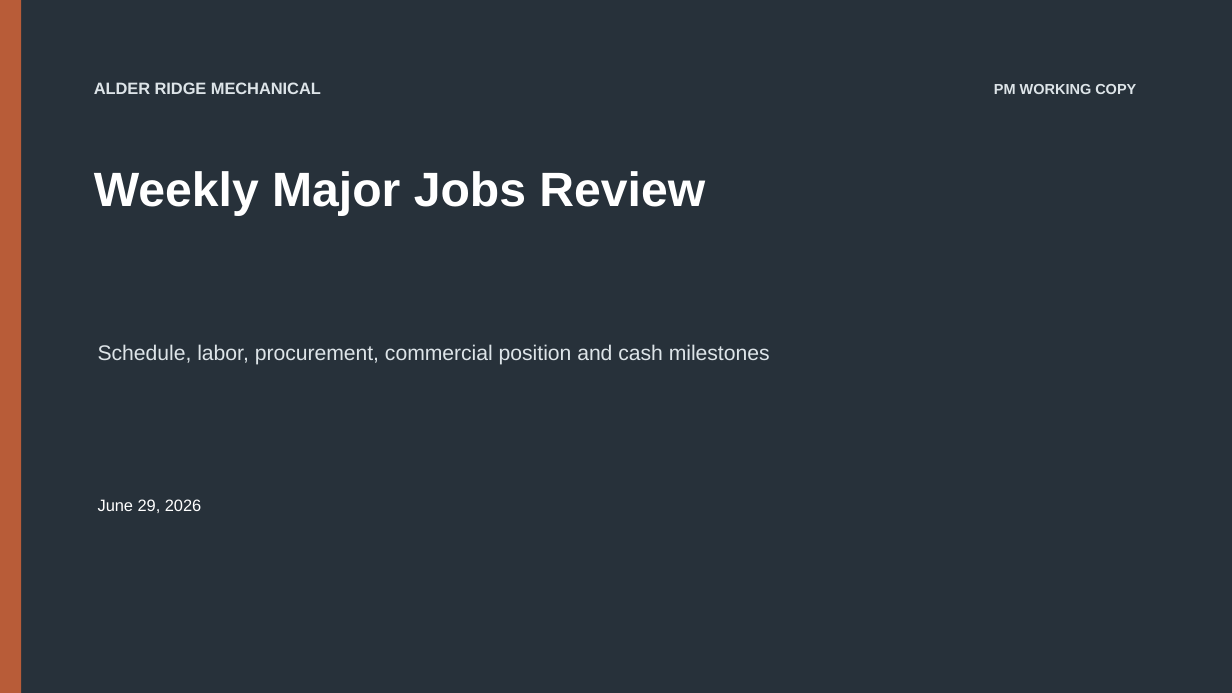
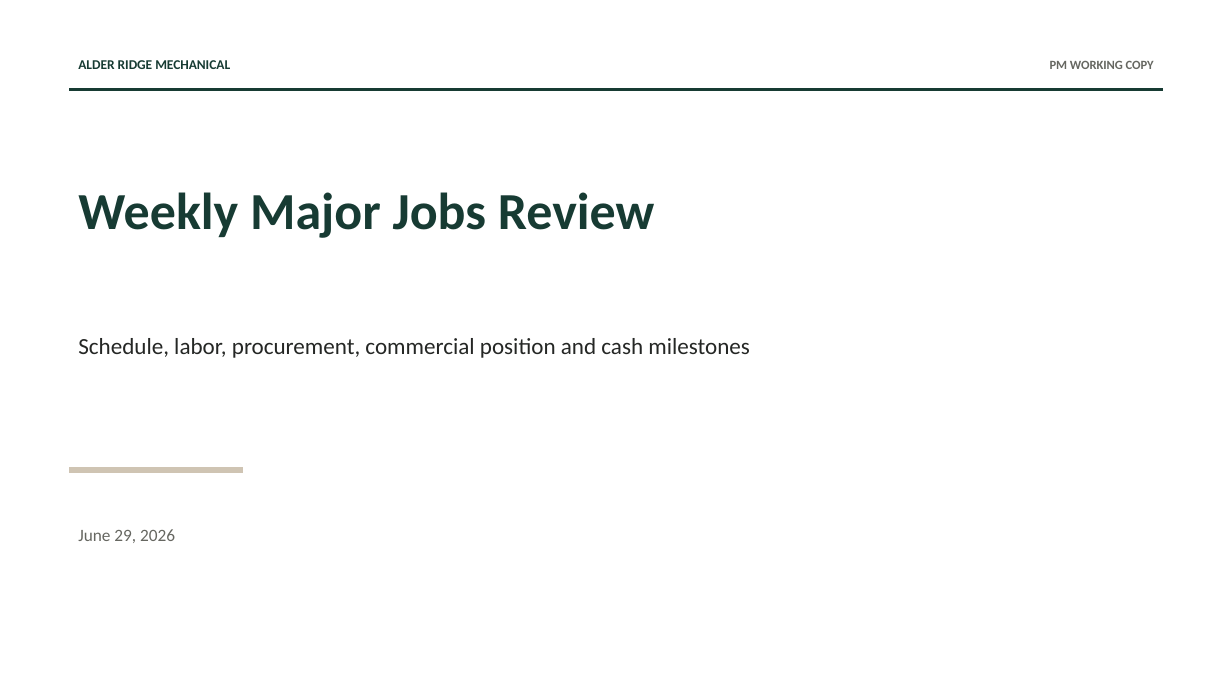
Before and after one commit to Sureform-YC-X25/alder-ridge-sample-tasks, a slide deck: slide 1 of environment/seed/sources/Shared/Operations/Project Reviews/weekly top jobs review - 6.29 PM copy.pptx. Drawn at 1232x693 pixels with LibreOffice and Linux fonts; fonts in the diff are those of the drawing. Boxes give left, top, right and bottom in pixels: in the first picture for what was removed or moved away, otherwise in the second. Text is boxed around its words. In the diff, an @@ line names an element or a change of style, - is before the commit and + after.

```diff
--- a/environment/seed/sources/Shared/Operations/Project Reviews/weekly top jobs review - 6.29 PM copy.pptx
+++ b/environment/seed/sources/Shared/Operations/Project Reviews/weekly top jobs review - 6.29 PM copy.pptx
@@ background #27313A to #FFFFFF @@
@@ rectangle removed at [0, 0, 21, 693] @@
@@ text "ALDER RIDGE MECHANICAL": place and size @@
-text "ALDER RIDGE MECHANICAL" at [94, 82, 321, 94]
+text "ALDER RIDGE MECHANICAL" at [78, 60, 230, 69]
@@ text "ALDER RIDGE MECHANICAL" at [78, 60, 230, 69]: size 12.8 to 10.5 pt, font Arial to Calibri, text colour #DDE4E8 to #173B33 @@
@@ text "PM WORKING COPY": place and size @@
-text "PM WORKING COPY" at [994, 84, 1136, 94]
+text "PM WORKING COPY" at [1050, 61, 1154, 69]
@@ text "PM WORKING COPY" at [1050, 61, 1154, 69]: size 11.2 to 9.8 pt, font Arial to Calibri, text colour #DDE4E8 to #666761 @@
@@ rectangle added at [69, 89, 1163, 91], fill #173B33, outline #173B33 0 pt @@
@@ text "Weekly Major Jobs Review": place and size @@
-text "Weekly Major Jobs Review" at [94, 171, 705, 216]
+text "Weekly Major Jobs Review" at [78, 192, 655, 238]
@@ text "Weekly Major Jobs Review" at [78, 192, 655, 238]: size 37.5 to 40.5 pt, font Arial to Calibri, text colour #FFFFFF to #173B33 @@
@@ text "Schedule, labor, procurement, commercial position ...": place and size @@
-text "Schedule, labor, procurement, commercial position ..." at [98, 344, 770, 365]
+text "Schedule, labor, procurement, commercial position ..." at [78, 338, 750, 358]
@@ text "Schedule, labor, procurement, commercial position ..." at [78, 338, 750, 358]: size 16.5 to 18 pt, font Arial to Calibri, text colour #DDE4E8 to #252725 @@
@@ rectangle added at [69, 468, 243, 472], fill #CFC4B3, outline #CFC4B3 0 pt @@
@@ text "June 29, 2026": place and size @@
-text "June 29, 2026" at [98, 499, 201, 513]
+text "June 29, 2026" at [78, 529, 175, 543]
@@ text "June 29, 2026" at [78, 529, 175, 543]: size 12.8 to 13.5 pt, font Arial to Calibri, text colour #FFFFFF to #666761 @@
```
Also in this commit, not shown: 6 other slides changed, 20 other files.
